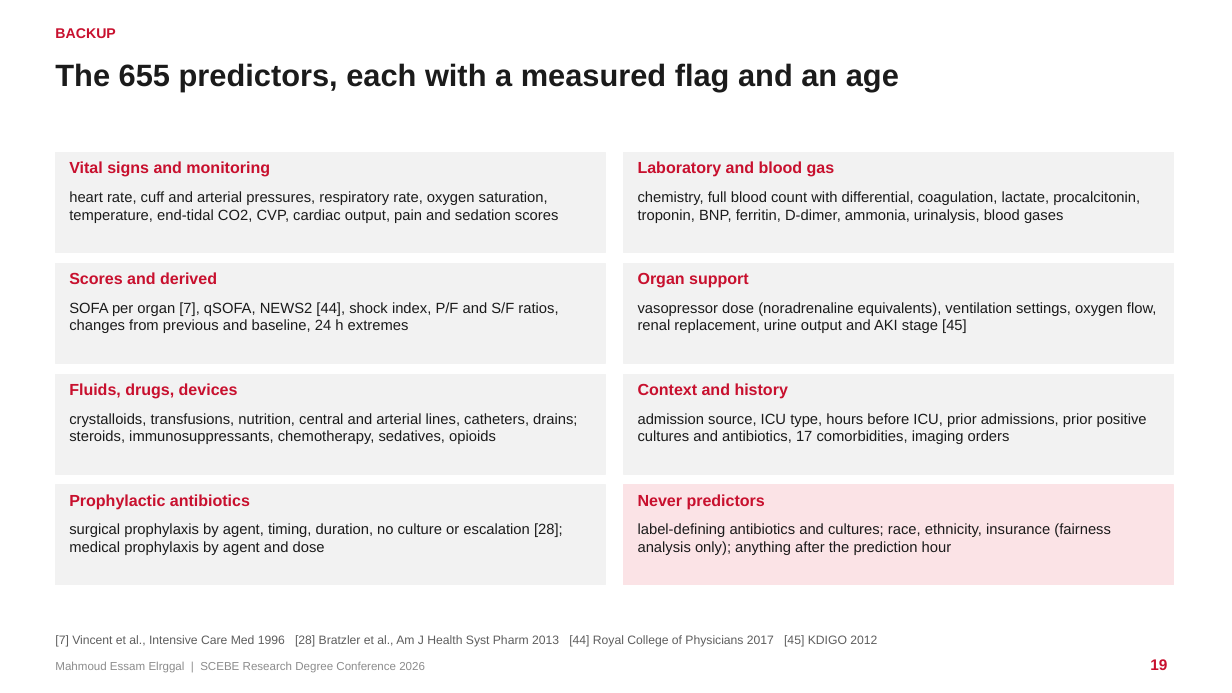
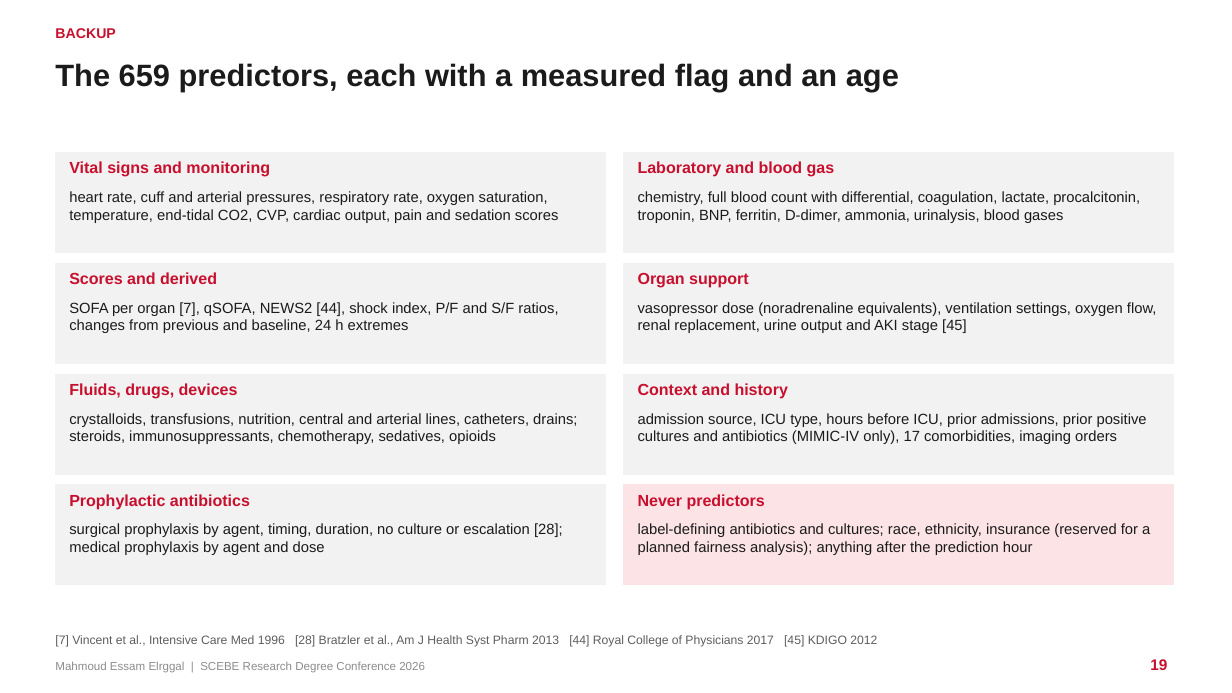
Before and after one commit to mahmoudddj/datasciencecoursera1, a slide deck: slide 19 of dev/presentation/Elrggal_Mahmoud_SCEBE2026.pptx. Drawn at 1232x693 pixels with LibreOffice and Linux fonts; fonts in the diff are those of the drawing. Boxes give left, top, right and bottom in pixels: in the first picture for what was removed or moved away, otherwise in the second. Text is boxed around its words. In the diff, an @@ line names an element or a change of style, - is before the commit and + after.

```diff
--- a/dev/presentation/Elrggal_Mahmoud_SCEBE2026.pptx
+++ b/dev/presentation/Elrggal_Mahmoud_SCEBE2026.pptx
@@ title at [55,63,899,91]: text changed @@
-The 655 predictors, each with a measured flag and an age
+The 659 predictors, each with a measured flag and an age
@@ text at [638,413,1147,444]: text changed @@
-admission source, ICU type, hours before ICU, prior admissions, prior positive cultures and antibiotics, 17 comorbidities, imaging orders
+admission source, ICU type, hours before ICU, prior admissions, prior positive cultures and antibiotics (MIMIC-IV only), 17 comorbidities, imaging orders
@@ text at [638,523,1150,555]: text changed @@
-label-defining antibiotics and cultures; race, ethnicity, insurance (fairness analysis only); anything after the prediction hour
+label-defining antibiotics and cultures; race, ethnicity, insurance (reserved for a planned fairness analysis); anything after the prediction hour
```
Also in this commit, not shown: 4 other slides changed, 10 other files.
